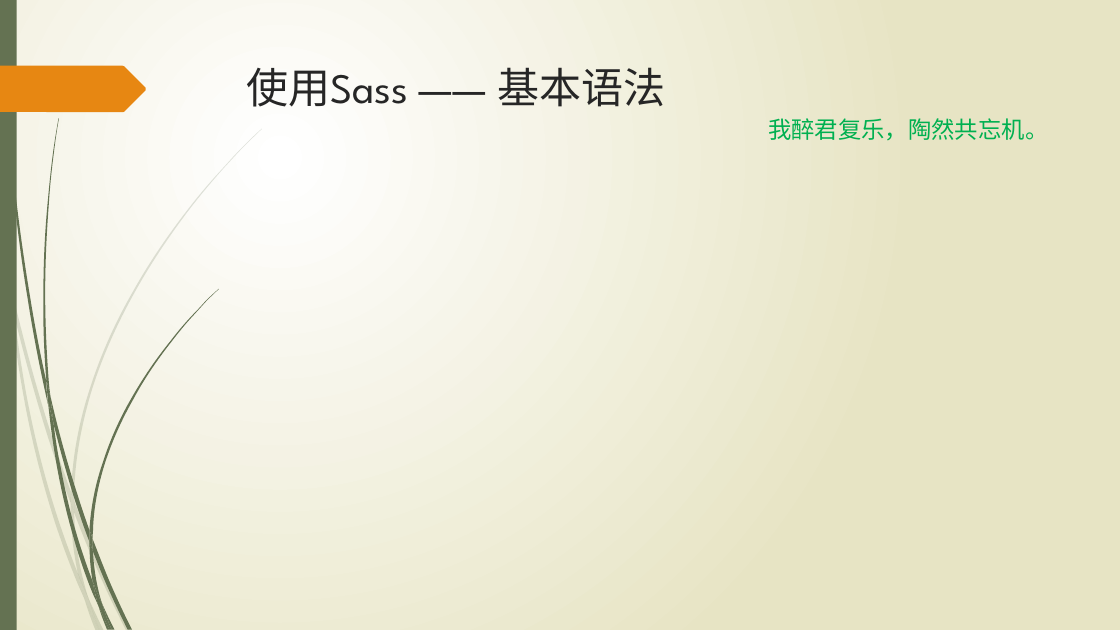
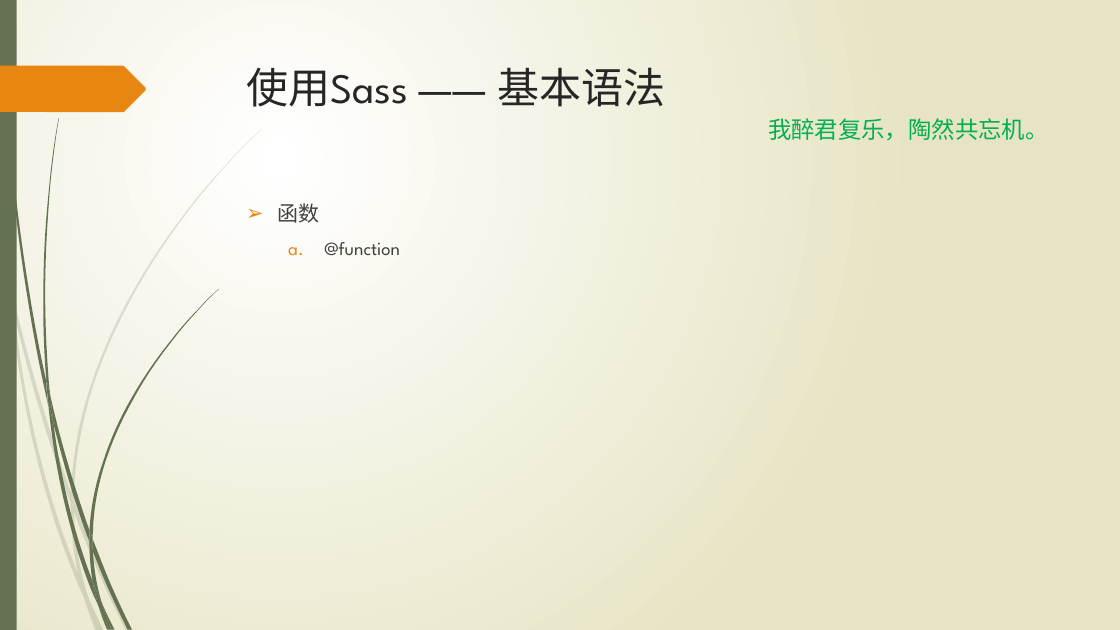
Before and after one commit to wangweihui/sassdemo, a slide deck: slide 8 of SASS愈行愈远.pptx. Drawn at 1120x630 pixels with LibreOffice and Linux fonts; fonts in the diff are those of the drawing. Boxes give left, top, right and bottom in pixels: in the first picture for what was removed or moved away, otherwise in the second. Text is boxed around its words. In the diff, an @@ line names an element or a change of style, - is before the commit and + after.

```diff
--- a/SASS愈行愈远.pptx
+++ b/SASS愈行愈远.pptx
@@ text added at (278, 203, 400, 255), 16 pt, text #404040 @@
+➢ 函数
+  a. @function
```
Also in this commit, not shown: 2 other slides changed.
